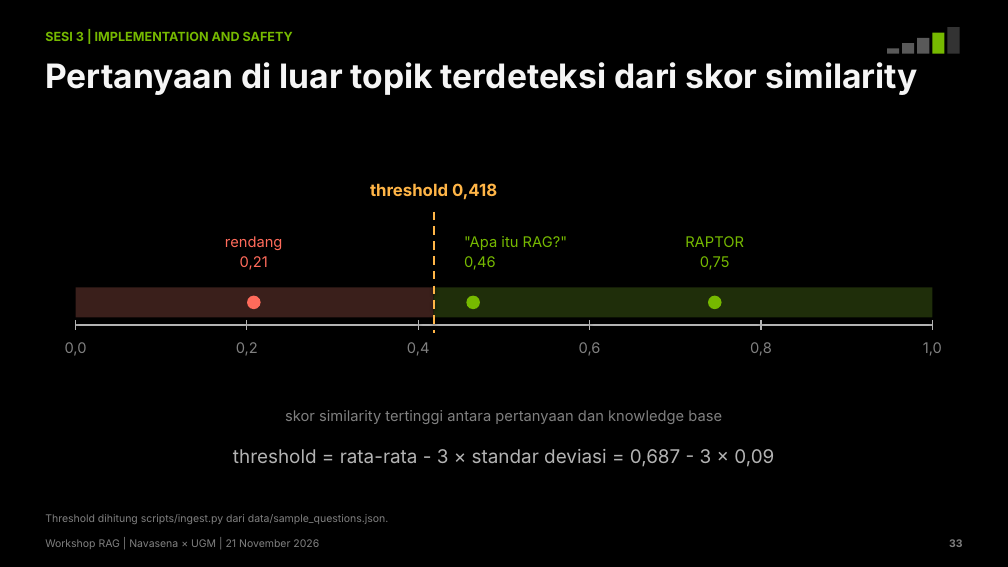
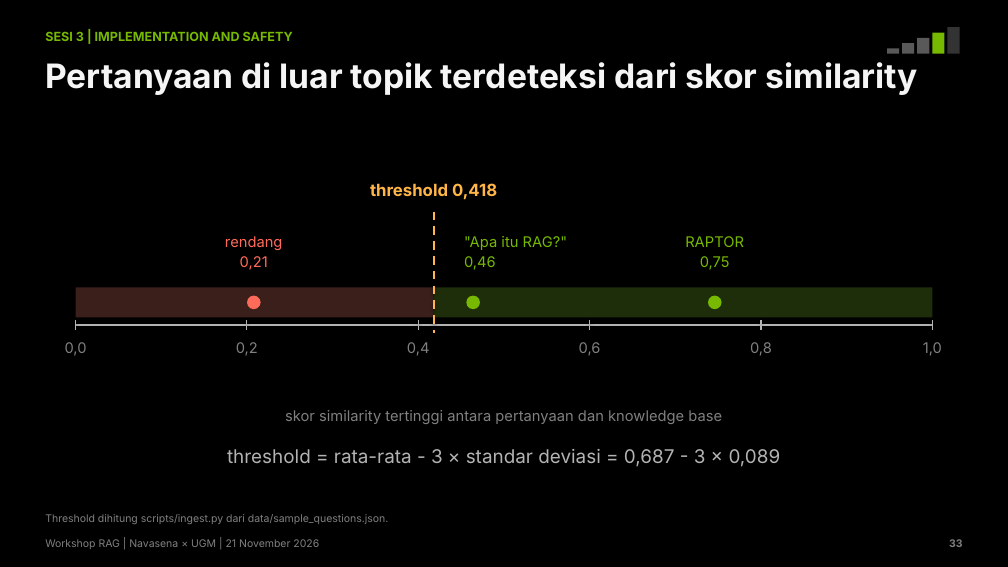
Before and after one commit to chmdznr/navasena-ugm-rag-workshop, a slide deck: slide 33 of slides/dist/Navasena_UGM_Workshop_RAG.pptx. Drawn at 1008x567 pixels with LibreOffice and Linux fonts; fonts in the diff are those of the drawing. Boxes give left, top, right and bottom in pixels: in the first picture for what was removed or moved away, otherwise in the second. Text is boxed around its words. In the diff, an @@ line names an element or a change of style, - is before the commit and + after.

Commit message:
Handout satu halaman dan contoh pertanyaan PII yang lebih stabil
- slides/dist/Navasena_UGM_Handout.pdf: alur RAG, perintah, istilah, latihan
- Contoh pertanyaan ber-PII diganti: versi lama jatuh di bawah threshold
  setelah di-mask sehingga diblokir sebagai di luar topik
- Deck dibangun ulang dengan hasil promptfoo terbaru

```diff
--- a/slides/dist/Navasena_UGM_Workshop_RAG.pptx
+++ b/slides/dist/Navasena_UGM_Workshop_RAG.pptx
@@ text at box(227, 449, 781, 467): text changed @@
-threshold = rata-rata - 3 × standar deviasi = 0,687 - 3 × 0,09
+threshold = rata-rata - 3 × standar deviasi = 0,687 - 3 × 0,089
```
Also in this commit, not shown: 1 other slide changed, 6 other files.
